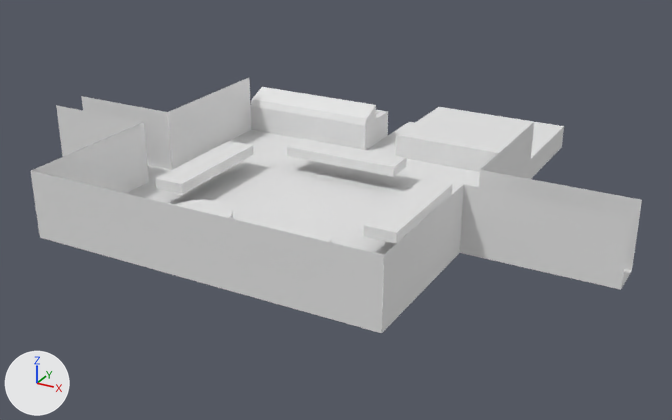
Before and after pictures for a commit that changed the OBJ model ld32_foodfight/assets/ld32_foodfight_env.obj.
Camera for both pictures: a camera (50 mm lens) standing at (24.98, -41.36, 20.98) and looking at (2.01, 0.41, 0.1). The axes (+X, +Y, +Z) are drawn at lower left. The lights are the same throughout. Where no turn or scale is listed for an object, it has been applied to the vertices.

In view in the first picture: 'Cylinder.002_Cylinder.003'.
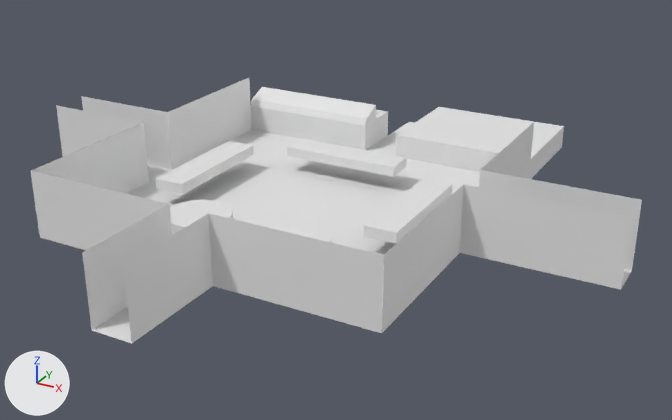
What differs and where, as boxes [x1, y1, x2, y2] in the pictures (672 x 420 px):
'Cylinder.002_Cylinder.003', reshaped
    before: [31, 78, 642, 333]
    after: [31, 78, 642, 344]
part 1 of me_cylinder_002_cylinder_003, built on
    before: [170, 204, 213, 286]
    after: [82, 204, 213, 344]

Diff of the bpy script that builds the scene:
```diff
--- a/ld32_foodfight/assets/ld32_foodfight_env.obj.py
+++ b/ld32_foodfight/assets/ld32_foodfight_env.obj.py
@@ me_cylinder_002_cylinder_003 @@
 me_cylinder_002_cylinder_003.from_pydata(...)  # 314 vertices, 504 faces; spans x -16.9..18.1, y -10.0..16.9, z 0.0..3.8
 # used by ob_cylinder_002_cylinder_003; location = (0.0, 0.0, 0.0)
 # verts and faces of me_cylinder_002_cylinder_003; kept vertices keep their numbers, new ones are numbered from 314
 # before: 152 (1.1, -10.0, 3.8) at pixel (208, 213), 153 (-1.1, -10.0, 3.8) at pixel (169, 204), 171 (1.1, -10.0, 0.0) at pixel (212, 286), 172 (-1.1, -10.0, 0.0) at pixel (175, 275)
+# me_cylinder_002_cylinder_003 part 1
+delete_faces([(152, 172, 153), (152, 171, 172)])
+for new, old in zip([*range(314, 318)], [152, 153, 171, 172]): verts[new] = verts[old] + (0.0, -5.9, 0.0)
+faces += [(172, 317, 316), (171, 172, 316), (153, 315, 317), (171, 316, 314), (153, 317, 172), (152, 171, 314)]
```
